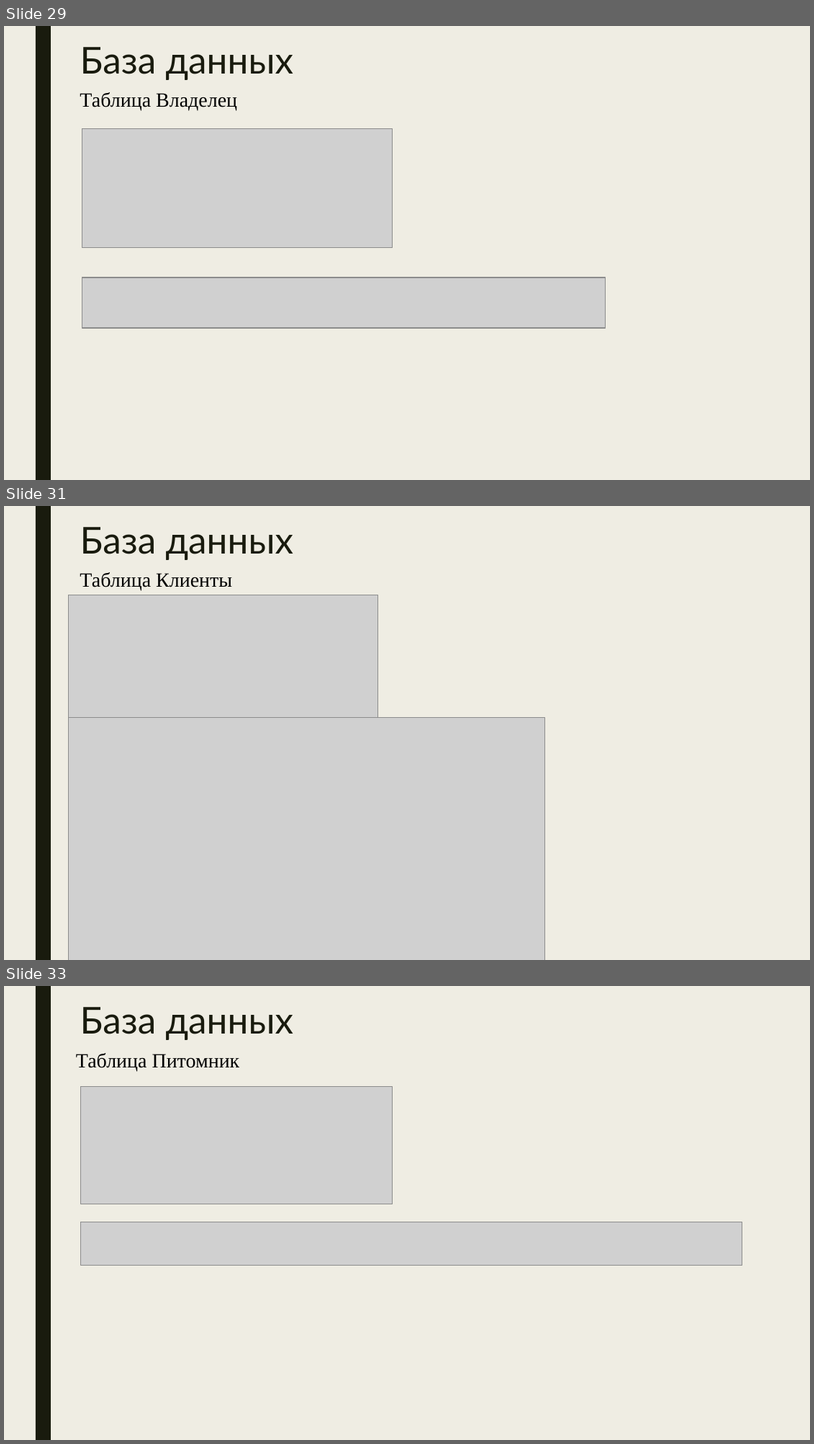
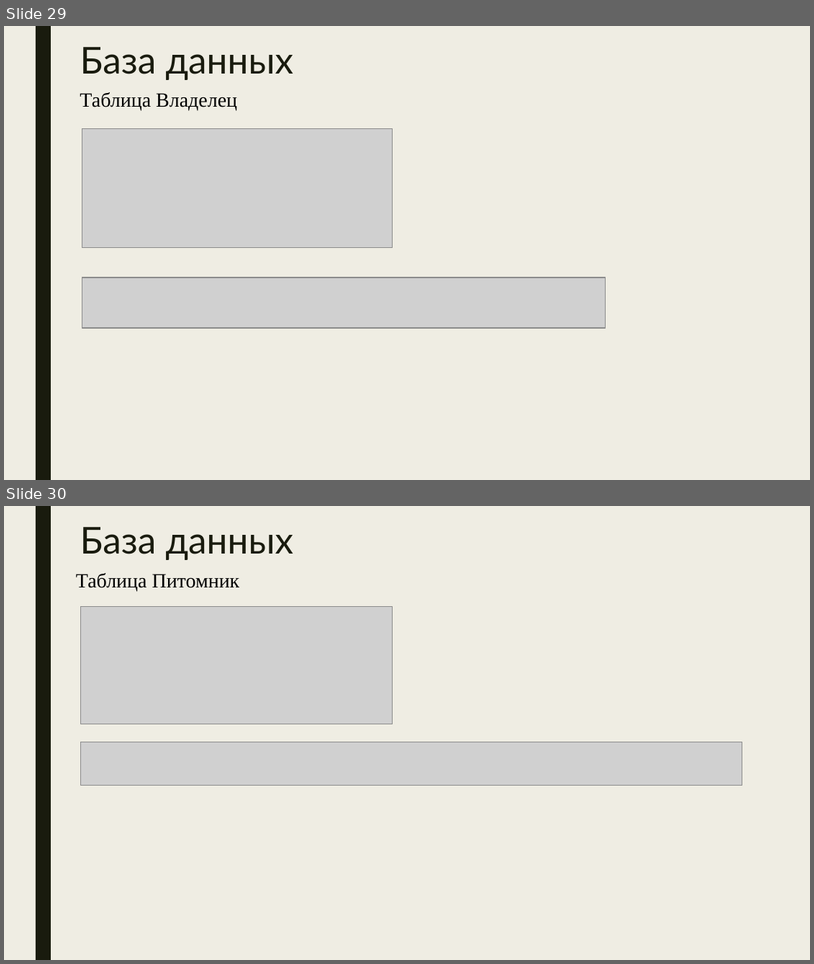
Before and after one commit to zaasfelde/itog_rabota_shchepilov, a slide deck: Презентация.pptx. Shown one above the other, each under a label of ours: slides 29, 31 and 33 before the commit, slides 29 and 30 after it; the slides between them are not shown. The pictures are 814x1444 and 814x964 pixels, drawn with LibreOffice and Linux fonts; fonts in the diff are those of the drawing; grey boxes stand for pictures. Boxes give left, top, right and bottom in pixels: in the first picture for what was removed or moved away, otherwise in the second. Text is boxed around its words. In the diff, an @@ line names an element or a change of style, - is before the commit and + after.

```diff
--- a/Презентация.pptx
+++ b/Презентация.pptx
@@ slide 31 removed at (4, 506, 810, 960), background #EFEDE3; not listed: 1 template element that a slide beside it also shows @@
@@ title removed at (80, 527, 294, 560) @@
-База данных
@@ text removed at (80, 572, 232, 591) @@
-Таблица Клиенты
@@ picture removed at (69, 595, 378, 717) @@
@@ picture removed at (69, 717, 545, 960) @@
@@ what was slide 33 is now slide 30 @@
```
Also in this commit, not shown: 12 slides changed, 2 other slides removed.
